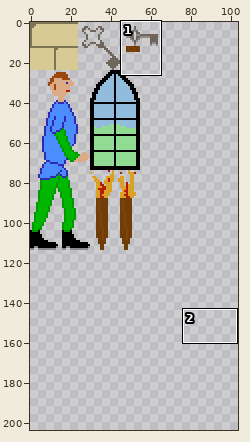
One commit to this sprite sheet: res/sprites.png. The picture above shows the old version from afar; the outline marks the close-up.
Close-up. Before the commit:
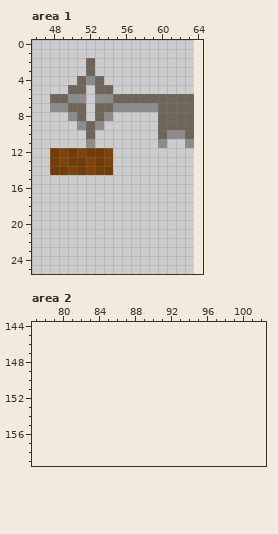
The file is 64x114 pixels. Colours within 5 levels of each other are drawn and written as one. Shown: area 1: x 46..64, y 0..25; area 2: x 77..102, y 144..159. The old version is drawn lined up with the new one, on the new canvas. The commit also changed other parts of the picture, which this record leaves out.
The same view after the edit:
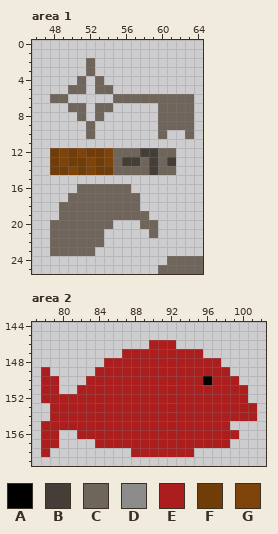
Palette (. is transparent): A #000000  B #453e38  C #70655b  D #8c8c8c  E #ac1e1e  F #703c08  G #7e4309
Edits made:
canvas 64x114 -> 104x204
--- area 1
@@ x 46..64 @@
  3 ......C............
- 4 .....CDC...........
+ 4 .....C.C...........
  5 ....CC.CC..........
- 6 ..CCDD.DDCCCCCCCCC.
- 7 ..DDCC.CCDDDDDCCCC.
- 8 ....DC.CD.....CCCC.
- 9 .....DCD......CCCC.
-10 ......C.......CDDC.
-11 ......D.......D..D.
-12 ..FGFGFFG..........
-13 ..FGFFGFG..........
-14 ..FFGFGFF..........
+ 6 ..CC.....CCCCCCCCC.
+ 7 ....CC.CC.....CCCC.
+ 8 .....C.C......CCCC.
+ 9 ......C.......CCCC.
+10 ......C.......C..C.
+11 ...................
+12 ..FGFGFFGCCCBBCC...
+13 ..FGFFGFGCBBCBCB...
+14 ..FFGFGFFCCCCBCC...
 15 ...................
-16 ...................
-17 ...................
-18 ...................
-19 ...................
-20 ...................
-21 ...................
-22 ...................
-23 ...................
-24 ...................
-25 ...................
+16 .....CCCCCC........
+17 ....CCCCCCCC.......
+18 ...CCCCCCCCC.......
+19 ...CCCCCCCCCC......
+20 ..CCCCCCC...CC.....
+21 ..CCCCCC.....C.....
+22 ..CCCCCC...........
+23 ..CCCCC............
+24 ...............CCCC
+25 ..............CCCCC
--- area 2
@@ x 77..102 @@
 145 ..........................
-146 ..........................
-147 ..........................
-148 ..........................
-149 ..........................
-150 ..........................
-151 ..........................
-152 ..........................
-153 ..........................
-154 ..........................
-155 ..........................
-156 ..........................
-157 ..........................
-158 ..........................
+146 .............EEE..........
+147 ..........EEEEEEEEE.......
+148 ........EEEEEEEEEEEEE.....
+149 .E.....EEEEEEEEEEEEEEE....
+150 .EE...EEEEEEEEEEEEEAEEE...
+151 .EE..EEEEEEEEEEEEEEEEEEE..
+152 .EEEEEEEEEEEEEEEEEEEEEEE..
+153 ..EEEEEEEEEEEEEEEEEEEEEEE.
+154 ..EEEEEEEEEEEEEEEEEEEEEEE.
+155 .EEEEEEEEEEEEEEEEEEEEE....
+156 .EE..EEEEEEEEEEEEEEEEEE...
+157 .EE....EEEEEEEEEEEEEEE....
+158 .E.........EEEEEEE........
 159 ..........................
Boxes around the changes in both close-ups, in picture pixels (x1, y1, x2, y2):
changed: (50, 76, 203, 274)
added: (41, 340, 257, 457)
